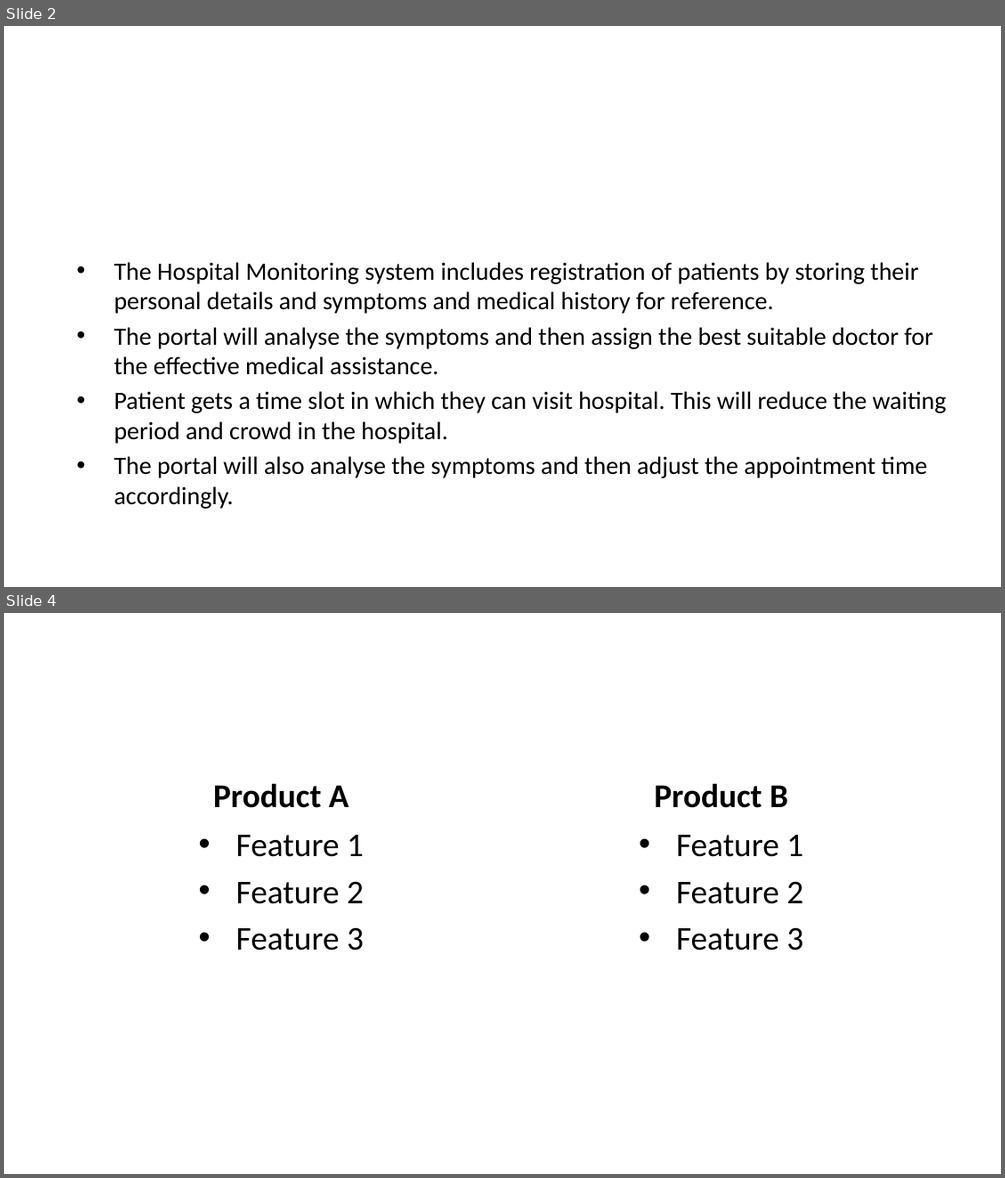
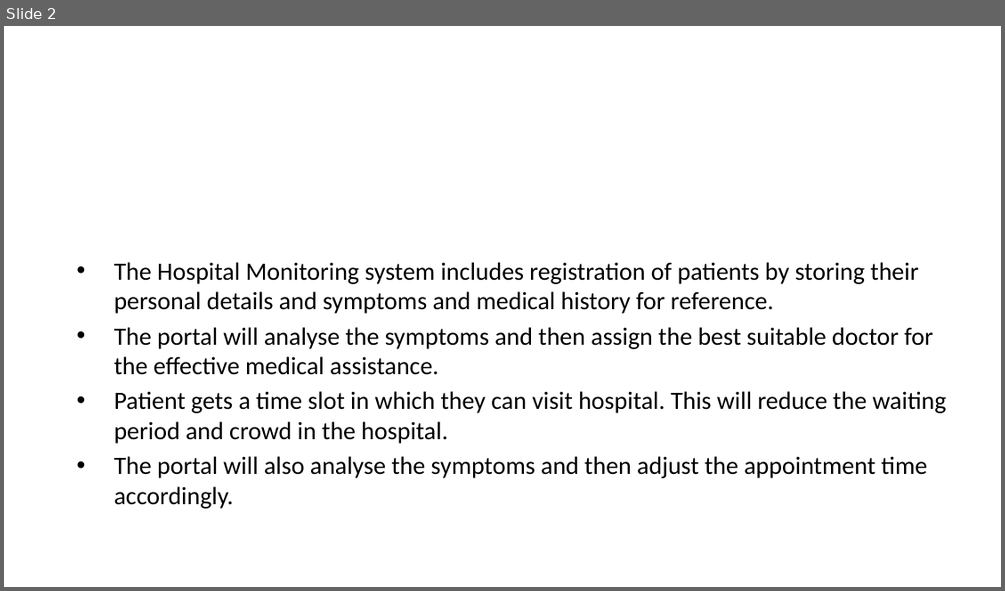
Before and after one commit to shereen3351/project1, a slide deck: ppt.pptx. Shown one above the other, each under a label of ours: slides 2 and 4 before the commit, slide 2 after it; the slides between them are not shown. The pictures are 1005x1178 and 1005x591 pixels, drawn with LibreOffice and Linux fonts; fonts in the diff are those of the drawing; background and template pictures are left out. Boxes give left, top, right and bottom in pixels: in the first picture for what was removed or moved away, otherwise in the second. Text is boxed around its words. In the diff, an @@ line names an element or a change of style, - is before the commit and + after.

```diff
--- a/ppt.pptx
+++ b/ppt.pptx
@@ slide 4 removed at (x1=4, y1=613, x2=1001, y2=1174), background picture (left out) @@
@@ title removed at (x1=62, y1=649, x2=944, y2=732) @@
-Slide Title
@@ text removed at (x1=213, y1=783, x2=349, y2=808) @@
-Product A
@@ text removed at (x1=654, y1=783, x2=788, y2=808) @@
-Product B
@@ text removed at (x1=236, y1=835, x2=364, y2=950) @@
-• Feature 1
-• Feature 2
-• Feature 3
@@ text removed at (x1=676, y1=835, x2=803, y2=950) @@
-• Feature 1
-• Feature 2
-• Feature 3
```
Also in this commit, not shown: 8 slides added, 2 other slides removed.
